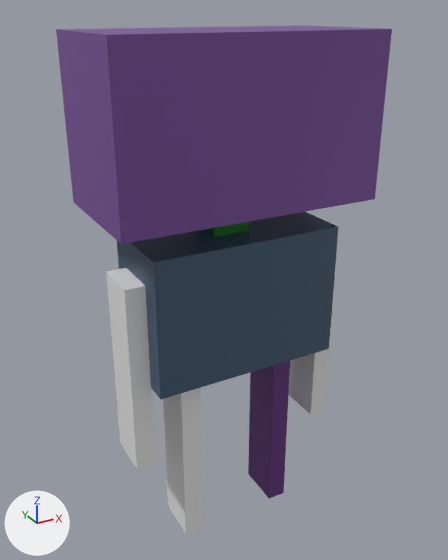
The glTF model blender/player.glb: old version first, new version second.
The view is the same before and after, from a 50 mm lens placed at (-0.928, -1.684, 1.782), pointed at (0.013, 0.026, 0.927). The axes (+X, +Y, +Z) are drawn at lower left. The lights are the same throughout. Where no turn or scale is listed for an object, it has been applied to the vertices. Vertices at the same position are counted once.

Names of what the first picture shows: 'body'.
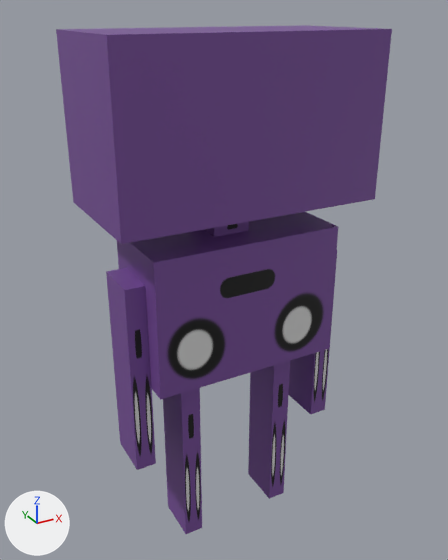
Diff of the bpy script that builds the scene:
```diff
--- a/blender/player.glb.py
+++ b/blender/player.glb.py
@@ me_cube_002 @@
 me_cube_002.from_pydata(...)  # 56 vertices, 84 faces; spans x -0.61..0.26, y -0.19..0.24, z -0.33..1.39
 # used by ob_body; location = (0.179, -0.024, 0.338)
+# me_cube_002 part 1: all 12 faces that had it switch from mat_legmaterial (picture img_right_leg) to mat_facematerial (picture img_face)
+# me_cube_002 part 2: all 12 faces that had it switch from mat_torsomaterial (picture img_body) to mat_facematerial (picture img_face)
+# me_cube_002 part 3: all 36 faces that had it switch from no material to mat_facematerial (picture img_face)
+# me_cube_002 part 4: all 12 faces that had it switch from mat_neckmaterial (picture img_neck) to mat_facematerial (picture img_face)
```

Pixel boxes [x1, y1, x2, y2] of what changed, in the pictures (448 x 560 px):
part 1 of me_cube_002, recoloured
    both: [248, 361, 290, 499]
part 2 of me_cube_002, recoloured (blue to purple)
    both: [117, 212, 338, 400]
part 3 of me_cube_002, recoloured (grey to purple)
    both: [106, 251, 337, 534]
part 4 of me_cube_002, recoloured (green to purple)
    both: [204, 222, 249, 237]
